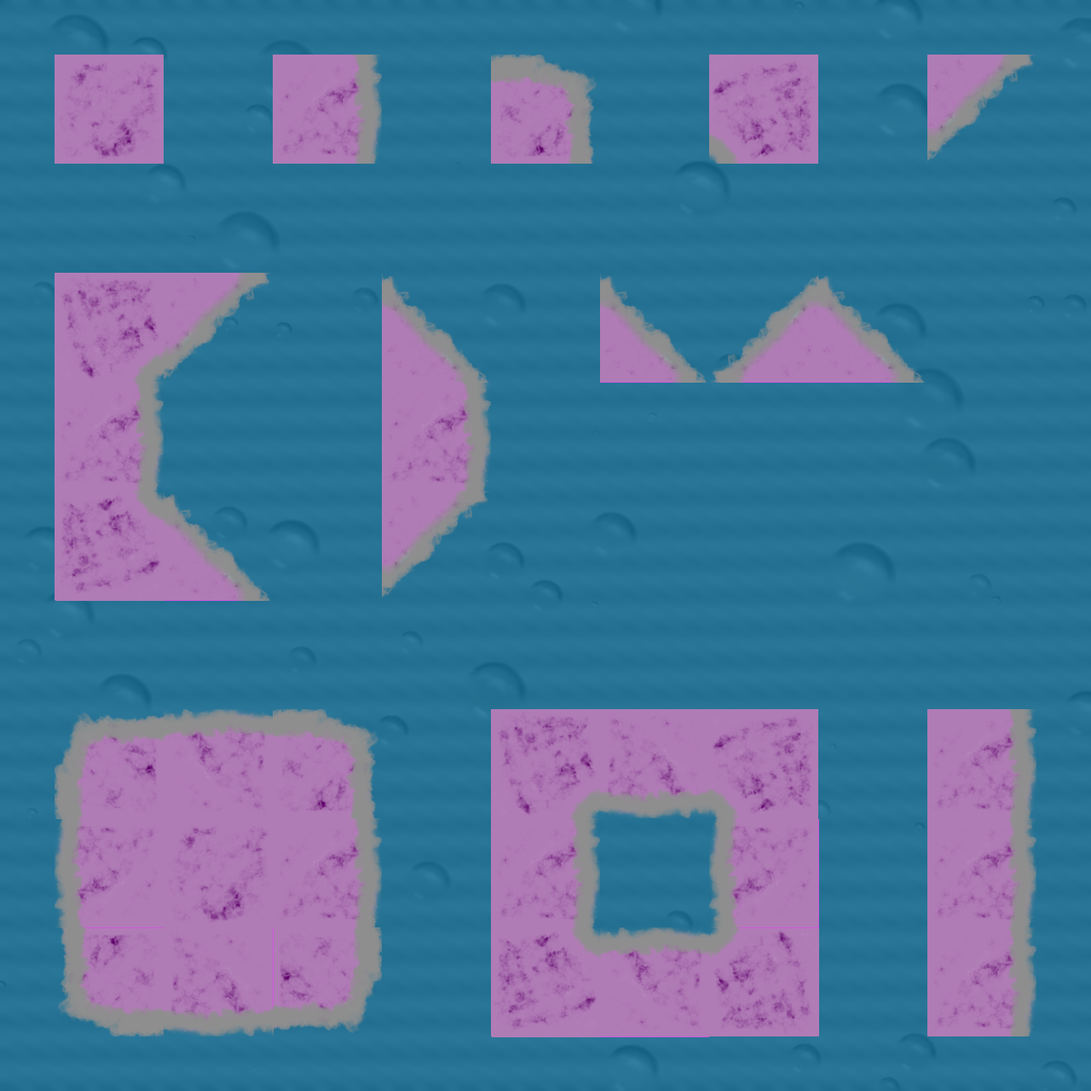
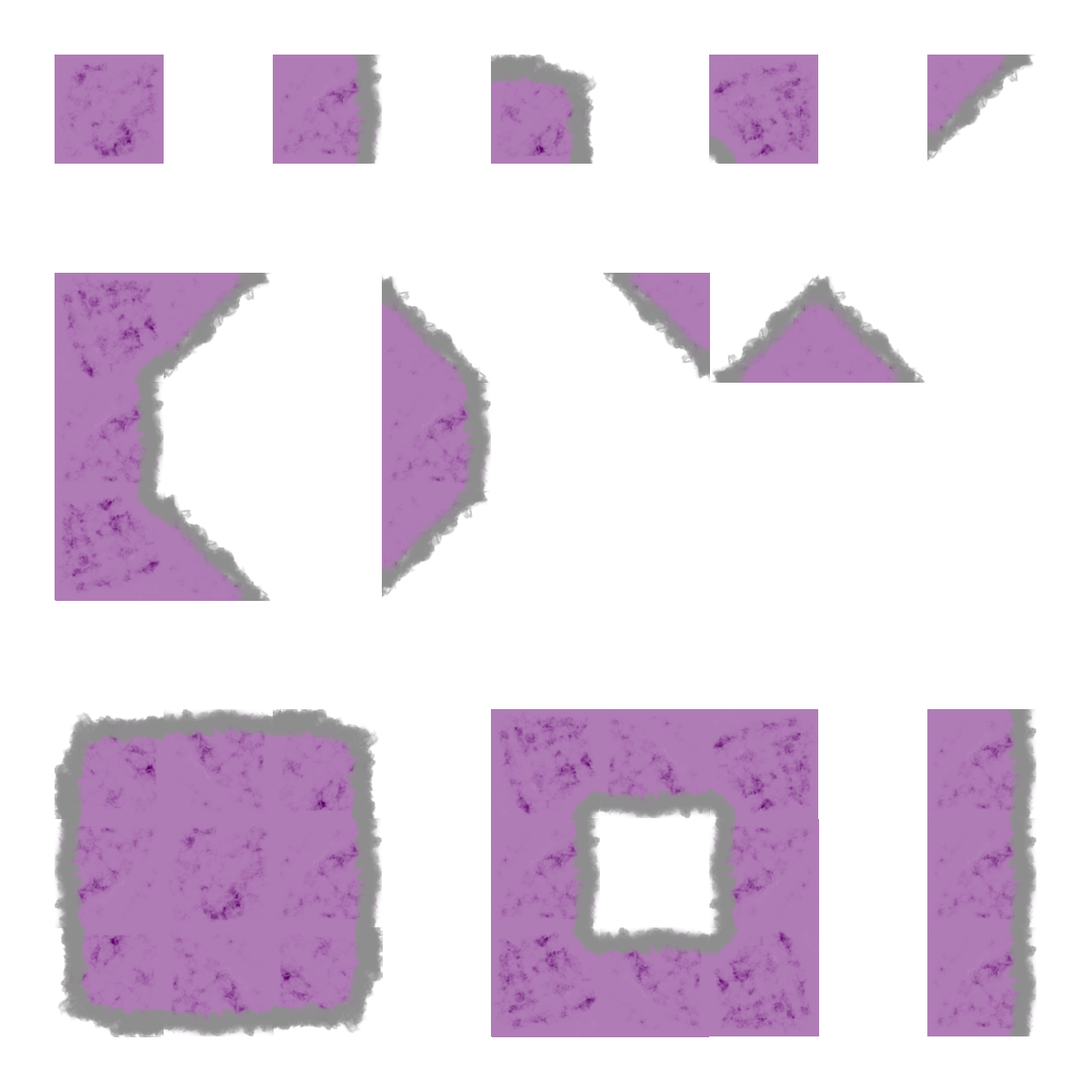
Revision of a layered (1091, 1091) image; what changed, layer by layer:
hid group "Background" (2 layers) over [0, 0, 1091, 1091]
painted on "Filter" over [0, 0, 1091, 1091]
painted on "Color" over [0, 0, 1091, 1091]
